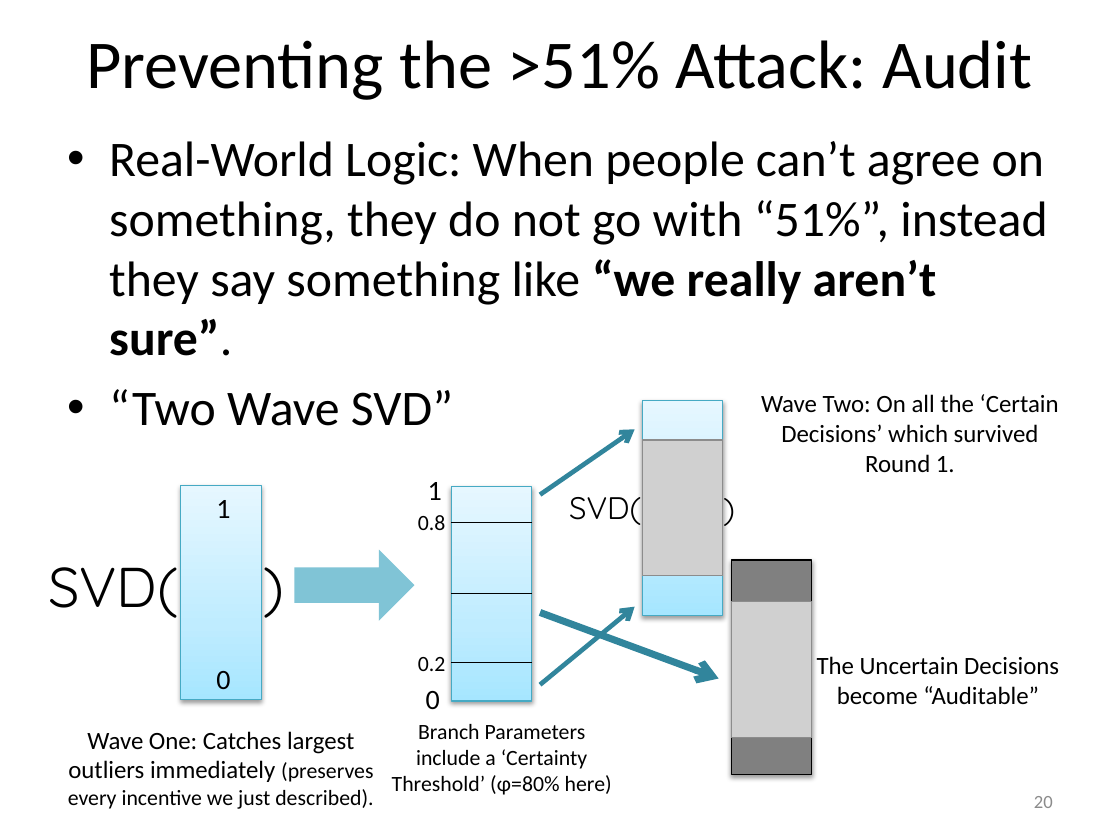
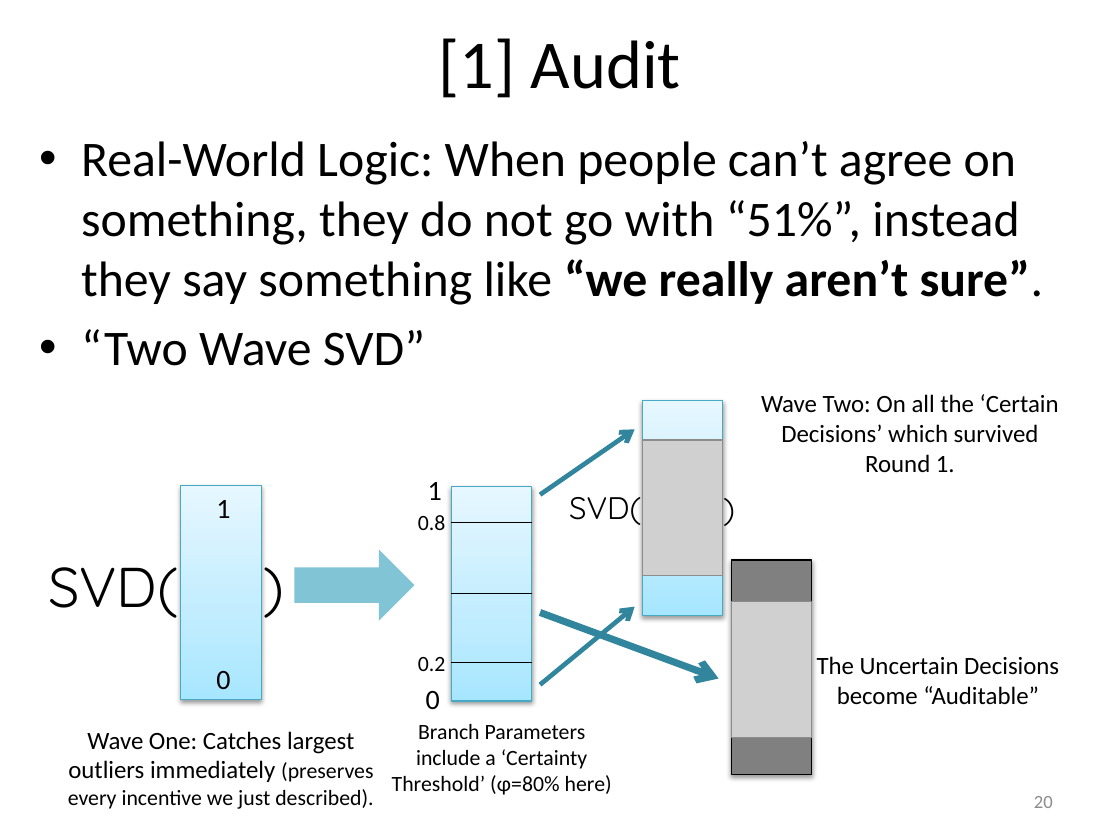
Before and after one commit to truthcoin/www.truthcoin.info, a slide deck: slide 20 of presentations/truthcoin-outcomes.pptx. Drawn at 1120x840 pixels with LibreOffice and Linux fonts; fonts in the diff are those of the drawing; grey boxes stand for pictures. Boxes give left, top, right and bottom in pixels: in the first picture for what was removed or moved away, otherwise in the second. Text is boxed around its words. In the diff, an @@ line names an element or a change of style, - is before the commit and + after.

```diff
--- a/presentations/truthcoin-outcomes.pptx
+++ b/presentations/truthcoin-outcomes.pptx
@@ title at box(439, 38, 681, 98): text changed @@
-Preventing the >51% Attack: Audit
+[1] Audit
@@ text "Real-World Logic: When people can’t ..." rewrapped from box(109, 141, 1047, 426) to box(81, 141, 1044, 366) @@
```
Also in this commit, not shown: 12 other slides changed, 1 slide added, 5 other files.
